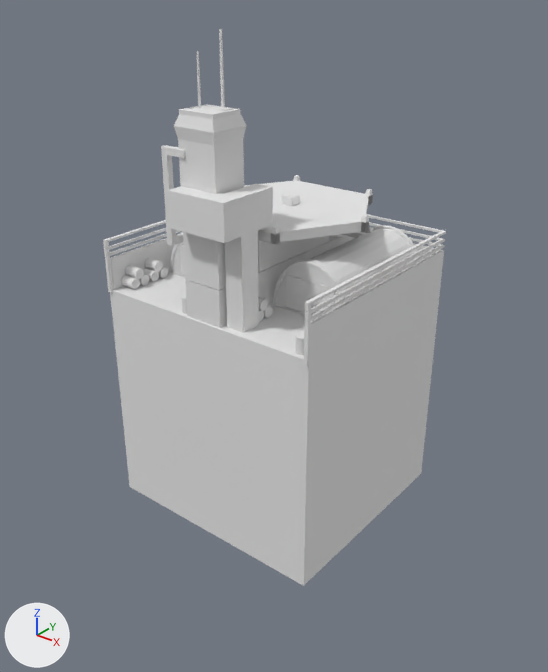
The COLLADA model objects3d/armybase.DAE, before and after one commit.
Rendered twice from a 50 mm camera at (276.0, -352.0, 179.0) aimed at (7.0, -16.0, -29.0). The lights are fixed; the arrows at lower left show +X, +Y and +Z. Where no turn or scale is listed for an object, it has been applied to the vertices.

The scene before the commit, as lines of its bpy script (objects in view):
```python
me_basemesh = bpy.data.meshes.new('BaseMesh')
me_basemesh.from_pydata(...)  # 1543 vertices, 2814 faces; spans x -78.0..74.0, y -45.0..107.0, z -150.0..153.0
me_basemesh.materials.append(mat_02___default35)  # its picture is missing
ob_base = bpy.data.objects.new('Base', me_basemesh)
ob_base.location = (2.3, -38.9, 0.0)
```
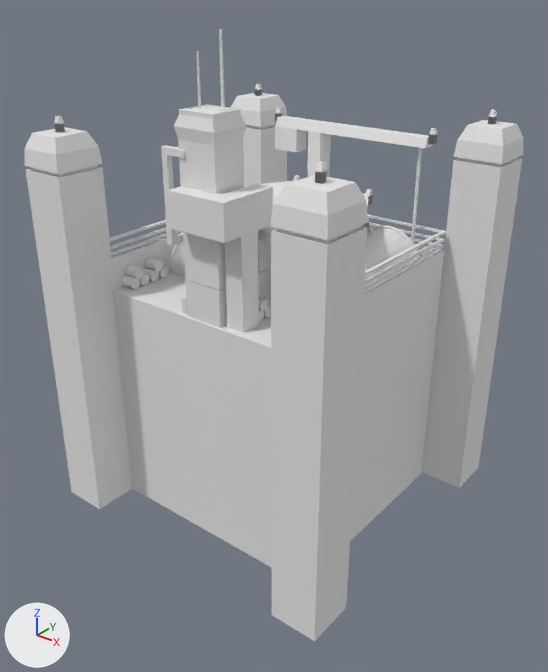
Pixel boxes [x1, y1, x2, y2] of what changed, in the pictures (548 x 672 px):
'Base', reshaped (45% wider, 10% taller)
    before: [103, 29, 446, 586]
    after: [25, 29, 523, 641]
'Crane', added
    after: [275, 116, 434, 244]
'LightOff003', added
    after: [55, 89, 497, 184]
'LightOn3', added
    after: [54, 84, 497, 183]
'LightOff2', added
    after: [275, 113, 437, 145]
'LightOn2', added
    after: [275, 107, 437, 145]
part 1 of me_basemesh, added
    after: [270, 175, 368, 641]
part 2 of me_basemesh, added
    after: [422, 120, 523, 488]
part 3 of me_basemesh, added
    after: [230, 93, 287, 186]
part 4 of me_basemesh, added
    after: [25, 127, 132, 509]

What changed in the scene script:
```text
Change me_basemesh:
    used by ob_base; location = (2.3, -38.9, 0.0)
    remove me_basemesh.from_pydata(...)  # 1543 vertices, 2814 faces; spans x -78.0..74.0, y -45.0..107.0, z -150.0..153.0
    add me_basemesh.from_pydata(...)  # 1703 vertices, 3118 faces; spans x -106.0..103.0, y -65.0..140.0, z -151.0..153.0
    me_basemesh part 1: a new loose piece of 40 vertices spanning x 73.0..103.0, y -65.0..-34.0, z -151.0..96.0, in mat_02___default35 (its picture is missing)
    me_basemesh part 2: a new loose piece of 40 vertices spanning x 73.0..103.0, y 108.0..140.0, z -151.0..96.0, in mat_02___default35 (its picture is missing)
    me_basemesh part 3: a new loose piece of 40 vertices spanning x -106.0..-76.0, y 108.0..140.0, z -151.0..96.0, in mat_02___default35 (its picture is missing)
    me_basemesh part 4: a new loose piece of 40 vertices spanning x -106.0..-76.0, y -65.0..-34.0, z -151.0..96.0, in mat_02___default35 (its picture is missing)
Add me_lighton3mesh:
    me_lighton3mesh.from_pydata(...)  # 48 vertices, 80 faces; spans x -43.0..139.0, y -57.0..122.0, z 9.0..18.0
    me_lighton3mesh.materials.append(mat_02___default35)  # its picture is missing
Add me_lightoff003mesh:
    me_lightoff003mesh.from_pydata(...)  # 48 vertices, 80 faces; spans x -43.0..139.0, y -57.0..122.0, z 9.0..18.0
    me_lightoff003mesh.materials.append(mat_02___default35)  # its picture is missing
Add me_lightoff2mesh:
    me_lightoff2mesh.from_pydata(...)  # 24 vertices, 40 faces; spans x -3.6..115.4, y 140.0..143.5, z -0.3..8.7
    me_lightoff2mesh.materials.append(mat_02___default35)  # its picture is missing
Add me_lighton2mesh:
    me_lighton2mesh.from_pydata(...)  # 24 vertices, 40 faces; spans x -3.6..115.4, y 140.0..143.5, z -0.3..8.7
    me_lighton2mesh.materials.append(mat_02___default35)  # its picture is missing
Add me_cranemesh:
    me_cranemesh.from_pydata(...)  # 74 vertices, 138 faces; spans x -32.4..79.6, y -5.7..5.8, z 0.0..89.4
    me_cranemesh.materials.append(mat_02___default35)  # its picture is missing
Add ob_lighton3:
    ob_lighton3 = bpy.data.objects.new('LightOn3', me_lighton3mesh)
    ob_lighton3.location = (-47.7, -33.0, 86.7)
Add ob_lightoff003:
    ob_lightoff003 = bpy.data.objects.new('LightOff003', me_lightoff003mesh)
    ob_lightoff003.location = (-47.7, -33.0, 86.0)
Add ob_lightoff2:
    ob_lightoff2 = bpy.data.objects.new('LightOff2', me_lightoff2mesh)
    ob_lightoff2.location = (-47.7, -82.2, 86.0)
Add ob_lighton2:
    ob_lighton2 = bpy.data.objects.new('LightOn2', me_lighton2mesh)
    ob_lighton2.location = (-47.7, -82.2, 86.2)
Add ob_crane:
    ob_crane = bpy.data.objects.new('Crane', me_cranemesh)
    ob_crane.location = (-15.5, 59.5, 0.2)
```
